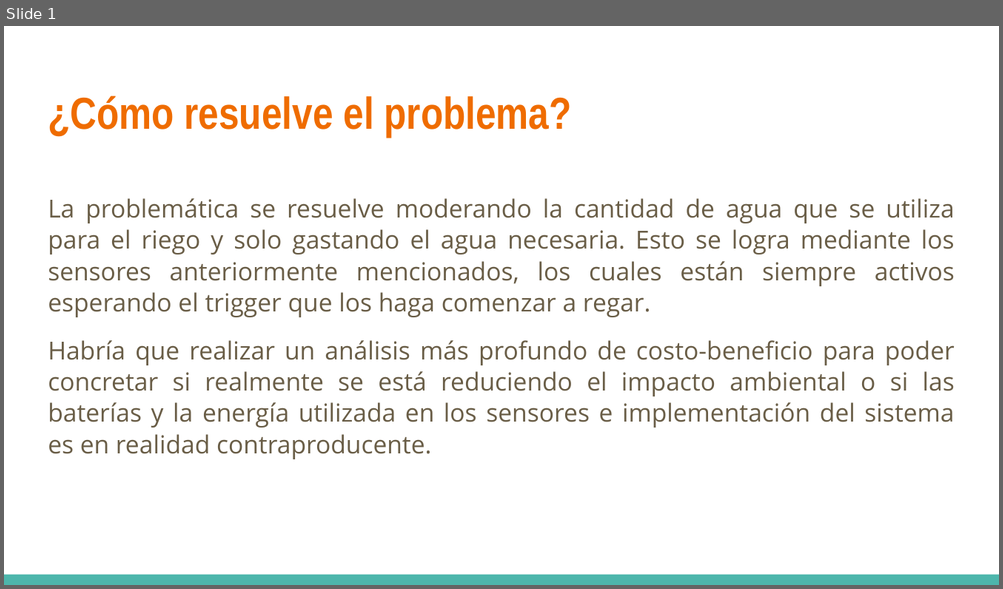
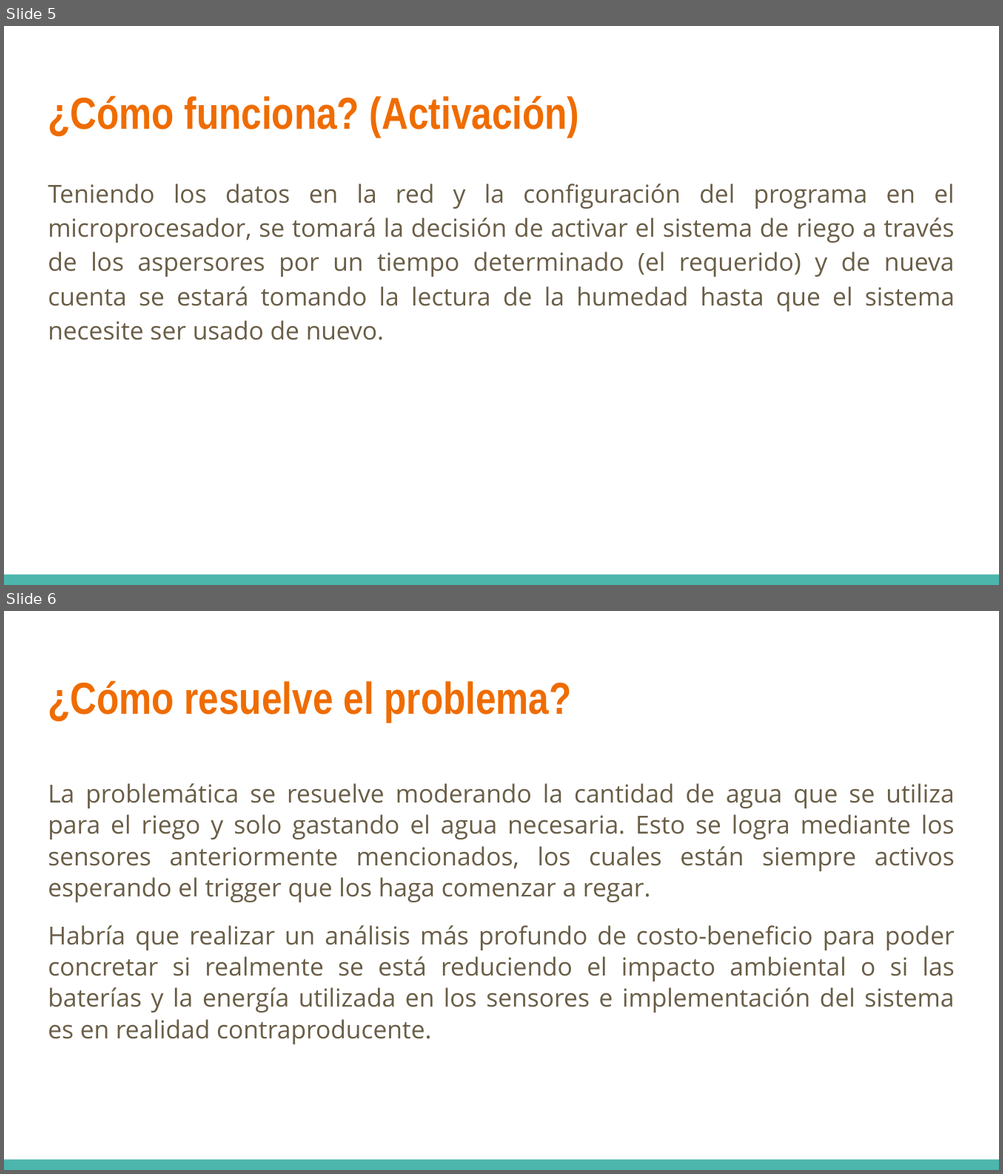
Before and after one commit to Morr13/Equipo4iot, a slide deck: RetoHerramientasComputacionales.pptx. Shown one above the other, each under a label of ours: slide 1 before the commit, slides 5 and 6 after it. The pictures are 1003x589 and 1003x1174 pixels, drawn with LibreOffice and Linux fonts; fonts in the diff are those of the drawing. Boxes give left, top, right and bottom in pixels: in the first picture for what was removed or moved away, otherwise in the second. Text is boxed around its words. In the diff, an @@ line names an element or a change of style, - is before the commit and + after.

```diff
--- a/RetoHerramientasComputacionales.pptx
+++ b/RetoHerramientasComputacionales.pptx
@@ slide 5 added at (x1=4, y1=26, x2=999, y2=585), background #FFFFFF; not listed: 1 template element that a slide beside it also shows @@
@@ title added at (x1=48, y1=96, x2=579, y2=137), 32.4 pt, text #EF6C00, bold @@
+¿Cómo funciona? (Activación)
@@ text added at (x1=48, y1=184, x2=954, y2=340), 18 pt, text #695D46 @@
+Teniendo los datos en la red y la configuración del programa en el microprocesador, se tomará la decisión de activar el sistema de riego a través de los aspersores por un tiempo determinado (el requerido) y de nueva cuenta se estará tomando la lectura de la humedad hasta que el sistema necesite ser usado de nuevo.
@@ what was slide 1 is now slide 6 @@
```
Also in this commit, not shown: 5 other slides added.
